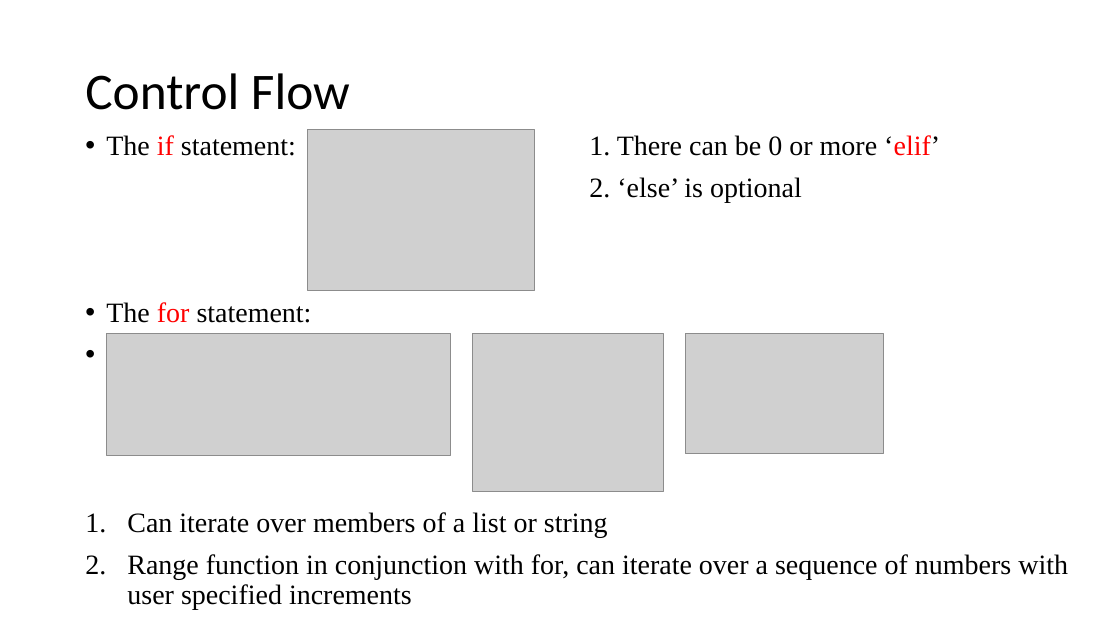
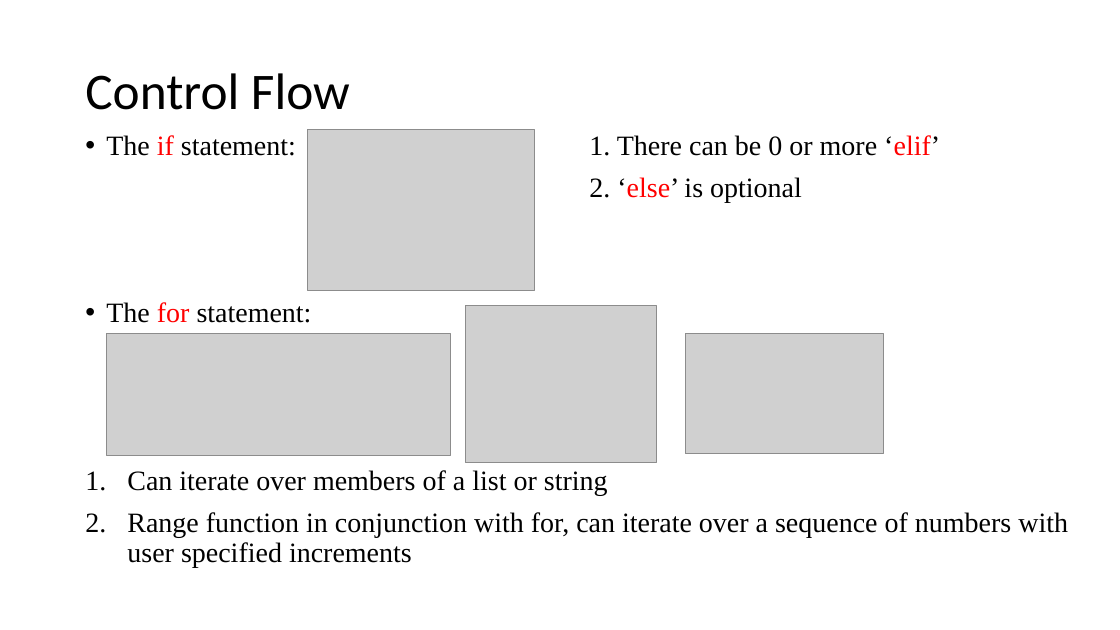
Before and after one commit to ndeshpa/Bootcamp, a slide deck: slide 12 of lecture/Python Programing.pptx (slide 17 before the commit). Drawn at 1120x630 pixels with LibreOffice and Linux fonts; fonts in the diff are those of the drawing; grey boxes stand for pictures. Boxes give left, top, right and bottom in pixels: in the first picture for what was removed or moved away, otherwise in the second. Text is boxed around its words. In the diff, an @@ line names an element or a change of style, - is before the commit and + after.

```diff
--- a/lecture/Python Programing.pptx
+++ b/lecture/Python Programing.pptx
@@ text at <box>589,177,802,202</box>: text colour #000000 to #FF0000 in "‘else’" @@
@@ picture: place and size @@
-picture at <box>472,334,663,491</box>
+picture at <box>465,305,656,462</box>
```
Also in this commit, not shown: 12 other slides changed, 3 slides added, 2 other files.
